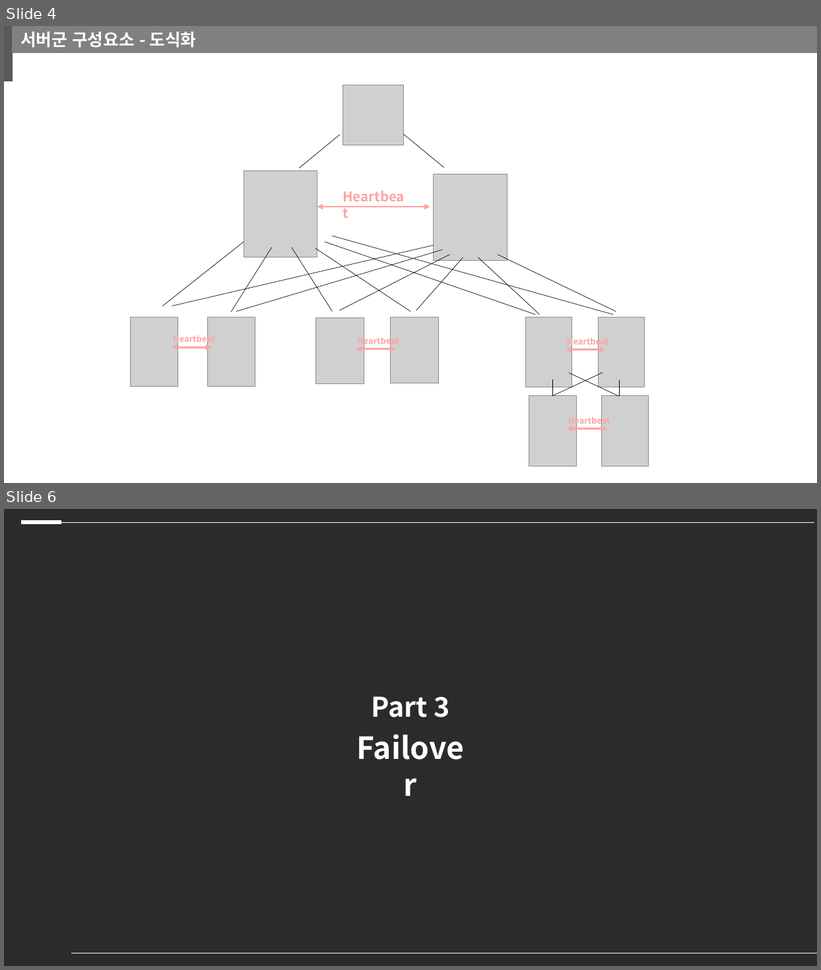
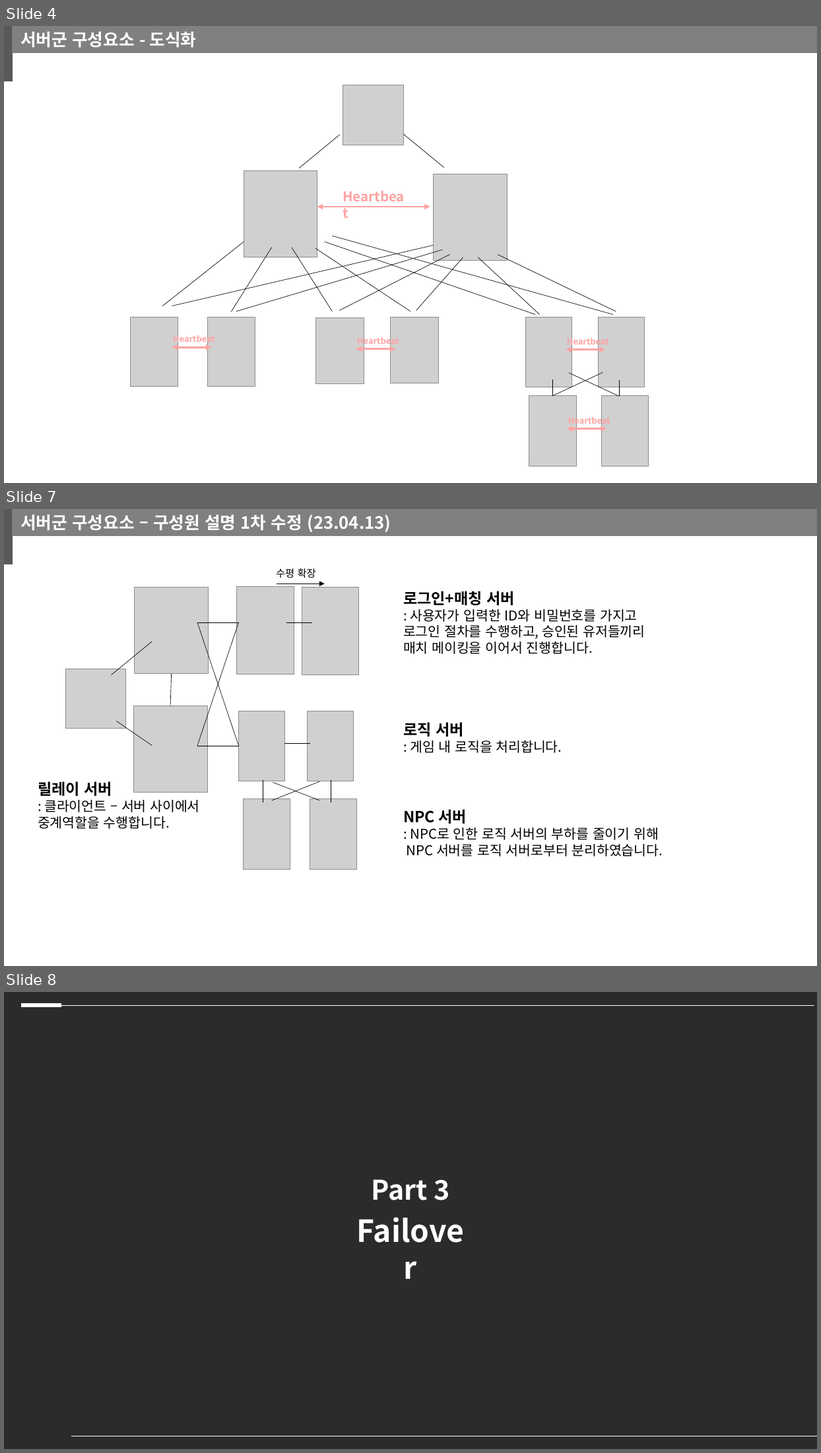
Before and after one commit to kiption/XD, a slide deck: 졸작_기획/서버이중화 설계.pptx. Shown one above the other, each under a label of ours: slides 4 and 6 before the commit, slides 4, 7 and 8 after it; the slides between them are not shown. The pictures are 821x970 and 821x1453 pixels, drawn with LibreOffice and Linux fonts; fonts in the diff are those of the drawing; grey boxes stand for pictures; background and template pictures are left out; a plain dark background stands for a picture behind light text. Boxes give left, top, right and bottom in pixels: in the first picture for what was removed or moved away, otherwise in the second. Text is boxed around its words. In the diff, an @@ line names an element or a change of style, - is before the commit and + after.

Commit message:
#04-13 김승환 이중화 설계수정
이중화 구성 변경
(인증서버와 로비서버를 하나의 서버로 구현할 예정입니다.)
====
고민: 릴레이서버가 꼭 있어야하는가..?

```diff
--- a/졸작_기획/서버이중화 설계.pptx
+++ b/졸작_기획/서버이중화 설계.pptx
@@ slide 7 added at bbox=[4, 509, 817, 966], background #FFFFFF @@
@@ rectangle added at bbox=[4, 509, 12, 564], fill #595959, outline #595959 1 pt @@
@@ rectangle added at bbox=[12, 509, 817, 535], fill #808080, outline #808080 1 pt, 20 pt, text #FFFFFF, bold @@
+서버군 구성요소 – 구성원 설명 1차 수정 (23.04.13)
@@ picture added at bbox=[135, 587, 209, 674] @@
@@ picture added at bbox=[237, 586, 294, 674] @@
@@ text added at bbox=[276, 568, 316, 578], 12 pt, text #000000 @@
+수평 확장
@@ arrow added from (277, 584) to (325, 584), #000000 0.5 pt @@
@@ picture added at bbox=[302, 587, 359, 675] @@
@@ text added at bbox=[403, 591, 645, 654], 16 pt, text #000000 @@
+로그인+매칭 서버
+: 사용자가 입력한 ID와 비밀번호를 가지고
+로그인 절차를 수행하고, 승인된 유저들끼리
+매치 메이킹을 이어서 진행합니다.
@@ line added from (197, 623) to (239, 747), #000000 0.5 pt @@
@@ line added from (197, 623) to (239, 623), #000000 0.5 pt @@
@@ line added from (239, 623) to (197, 747), #000000 0.5 pt @@
@@ line added from (286, 623) to (313, 623), #000000 0.5 pt @@
@@ line added from (112, 675) to (152, 642), #000000 0.5 pt @@
@@ picture added at bbox=[65, 669, 126, 729] @@
@@ line added from (172, 674) to (170, 706), #000000 0.5 pt @@
@@ picture added at bbox=[134, 706, 208, 793] @@
@@ line added from (116, 722) to (152, 746), #000000 0.5 pt @@
@@ picture added at bbox=[239, 712, 285, 782] @@
@@ picture added at bbox=[307, 712, 354, 782] @@
@@ text added at bbox=[403, 722, 562, 753], 16 pt, text #000000 @@
+로직 서버
+: 게임 내 로직을 처리합니다.
@@ line added from (284, 744) to (311, 744), #000000 0.5 pt @@
@@ line added from (197, 747) to (239, 747), #000000 0.5 pt @@
@@ text added at bbox=[38, 782, 199, 829], 16 pt, text #000000 @@
+릴레이 서버
+: 클라이언트 – 서버 사이에서
+중계역할을 수행합니다.
@@ line added from (263, 780) to (263, 803), #000000 0.5 pt @@
@@ line added from (320, 782) to (272, 801), #000000 0.5 pt @@
@@ line added from (320, 801) to (273, 783), #000000 0.5 pt @@
@@ line added from (331, 780) to (331, 803), #000000 0.5 pt @@
@@ picture added at bbox=[243, 799, 290, 869] @@
@@ picture added at bbox=[310, 799, 356, 869] @@
@@ text added at bbox=[403, 809, 663, 857], 16 pt, text #000000 @@
+NPC 서버
+: NPC로 인한 로직 서버의 부하를 줄이기 위해
+NPC 서버를 로직 서버로부터 분리하였습니다.
@@ what was slide 6 is now slide 8 @@
```
Also in this commit, not shown: 1 slide changed, 1 other slide added.
